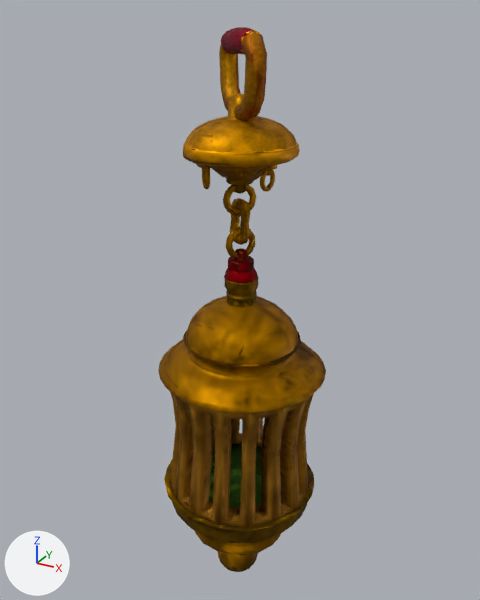
Renders of the Blender file Arte/LanparinaFim.blend from each side of a commit.
Camera for both pictures: a 50 mm lens placed at (0.563, -1.011, 1.104), pointed at (-0.01, 0.031, 0.583). The axes (+X, +Y, +Z) are drawn at lower left. The lights are the same throughout.

Objects in the first picture: 'Lanparina'.
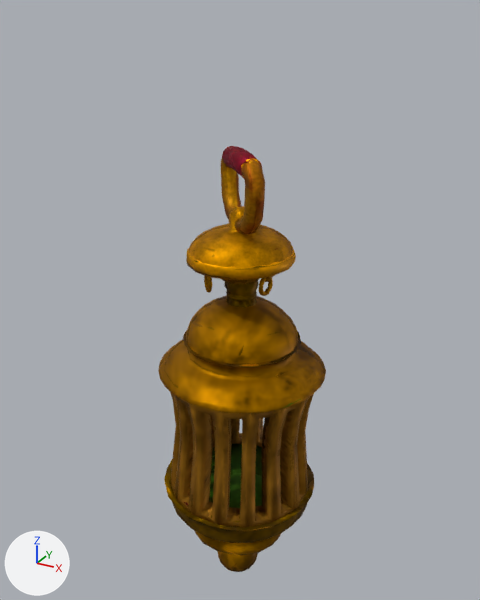
Where the newer file only moved an object's origin or applied its transform, the numbers keep the older frame.

The change, as JSON lines over the scene's bpy script:
```json
{"block": "me_lanparina", "where": "# used by ob_lanparina; location = (0.0, 0.0, 0.0); rotation_euler = (1.571, 0.0242, 0.0), in degrees (90, 1.4, 0); scale = (0.01, 0.01, 0.01)"}
{"op": "remove", "block": "me_lanparina", "code": "me_lanparina.from_pydata(...)  # 3293 vertices, 4927 faces; spans x -16.5..16.4, y -6.6..107.6, z -16.7..16.2"}
{"op": "add", "block": "me_lanparina", "code": "me_lanparina.from_pydata(...)  # 2977 vertices, 4384 faces; spans x -16.5..16.4, y -6.6..88.1, z -16.7..16.2"}
{"block": "me_lanparina", "change": "me_lanparina part 1: the loose piece of 77 vertices spanning x -7.7..-4.7, y 81.2..85.3, z 1.9..5.0 is moved by (0.5, -19.5, 0.0)"}
{"block": "me_lanparina", "change": "me_lanparina part 2: the loose piece of 48 vertices spanning x 2.4..5.7, y 84.3..87.0, z -1.6..1.7 is moved by (0.5, -19.5, 0.0)"}
{"block": "me_lanparina", "change": "me_lanparina part 3: the loose piece of 77 vertices spanning x 3.5..4.7, y 81.6..85.7, z -2.0..2.1 is moved by (0.5, -19.5, 0.0)"}
{"block": "me_lanparina", "change": "me_lanparina part 4: the loose piece of 116 vertices spanning x -3.3..0.5, y 67.8..73.9, z -3.7..1.7 is deleted"}
{"block": "me_lanparina", "change": "me_lanparina part 5: the loose piece of 109 vertices spanning x -4.2..0.6, y 76.0..82.2, z -3.2..1.4 is deleted"}
{"block": "me_lanparina", "change": "me_lanparina part 6: the loose piece of 91 vertices spanning x -4.0..0.6, y 70.6..79.1, z -2.7..0.4 is deleted"}
{"block": "me_lanparina", "change": "me_lanparina part 7: the loose piece of 45 vertices spanning x -7.8..-4.5, y 83.9..86.6, z 1.8..5.1 is deleted"}
{"block": "me_lanparina", "change": "me_lanparina part 8: 533 vertices moved from x -11.8..8.4, y 80.1..107.6, z -11.0..9.4 to x -11.4..8.9, y 60.6..88.1, z -11.0..9.4; 5 vertices removed from x -1.2..0.5, y 82.1..82.4, z -0.7..1.2; 50 vertices added at x -7.3..1.0, y 62.5..67.1, z -0.7..5.1"}
```

What differs and where, as boxes [x1, y1, x2, y2] in the pictures (480 x 600 px; the box of a moved part takes in the faces that stretch with it):
```json
{"object": "Lanparina", "change": "reshaped", "before": [158, 27, 326, 572], "after": [158, 146, 326, 572], "on screen": "22% shorter"}
{"part": 1, "of": "me_lanparina", "change": "moved or reshaped", "before": [202, 168, 210, 189], "after": [204, 276, 212, 293]}
{"part": 2, "of": "me_lanparina", "change": "moved or reshaped", "before": [263, 165, 277, 176], "after": [265, 275, 275, 282]}
{"part": 3, "of": "me_lanparina", "change": "moved or reshaped", "before": [260, 169, 275, 192], "after": [259, 277, 273, 296]}
{"part": 4, "of": "me_lanparina", "change": "deleted", "before": [226, 227, 255, 259]}
{"part": 5, "of": "me_lanparina", "change": "deleted", "before": [223, 185, 256, 216], "on screen": "brown"}
{"part": 6, "of": "me_lanparina", "change": "deleted", "before": [230, 198, 250, 245], "on screen": "brown"}
{"part": 7, "of": "me_lanparina", "change": "deleted", "before": [197, 164, 210, 173]}
{"part": 8, "of": "me_lanparina", "change": "moved or reshaped", "before": [183, 27, 300, 194], "after": [186, 146, 296, 284]}
```
